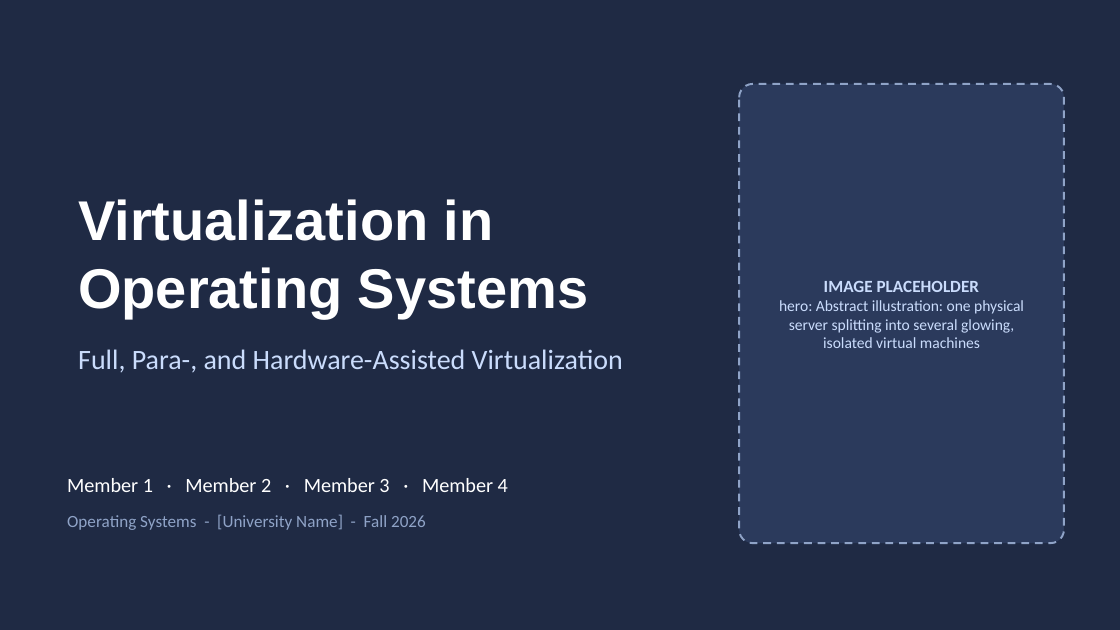
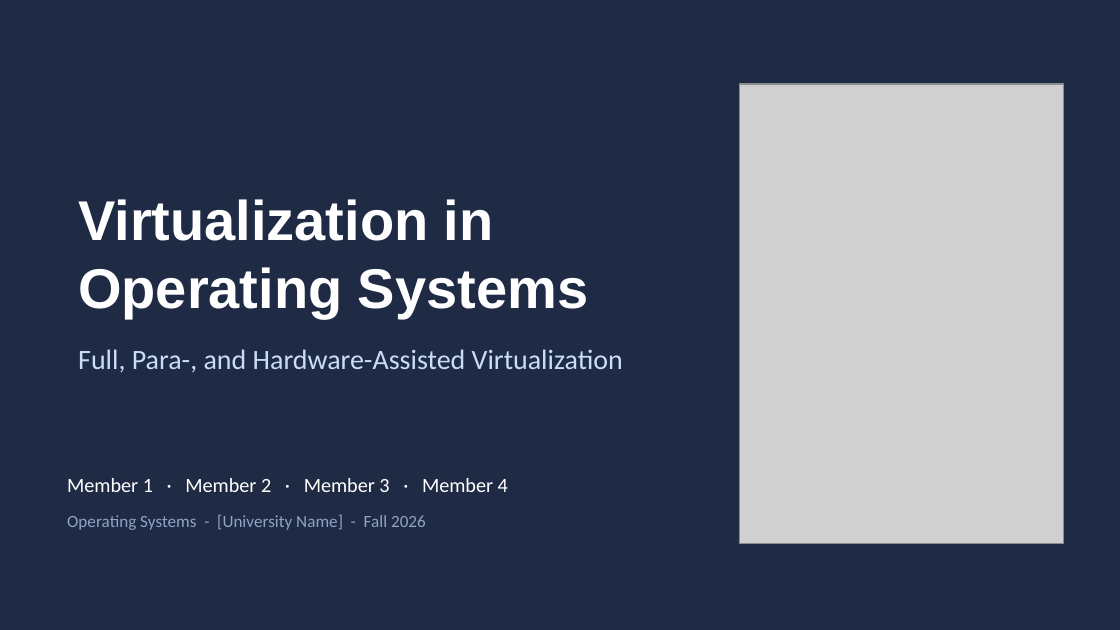
Before and after one commit to aliyassine22/OS-Virtualization, a slide deck: slide 1 of presentation/powerpoint/Virtualization_in_OS.pptx. Drawn at 1120x630 pixels with LibreOffice and Linux fonts; fonts in the diff are those of the drawing; grey boxes stand for pictures. Boxes give left, top, right and bottom in pixels: in the first picture for what was removed or moved away, otherwise in the second. Text is boxed around its words. In the diff, an @@ line names an element or a change of style, - is before the commit and + after.

```diff
--- a/presentation/powerpoint/Virtualization_in_OS.pptx
+++ b/presentation/powerpoint/Virtualization_in_OS.pptx
@@ rounded rectangle removed at (739,84,1064,543) @@
@@ picture added at (739,84,1064,543) @@
@@ text removed at (779,281,1024,348) @@
-IMAGE PLACEHOLDER
-hero: Abstract illustration: one physical server splitting into several glowing, isolated virtual machines
```
Also in this commit, not shown: 1 other slide changed, 5 other files.
